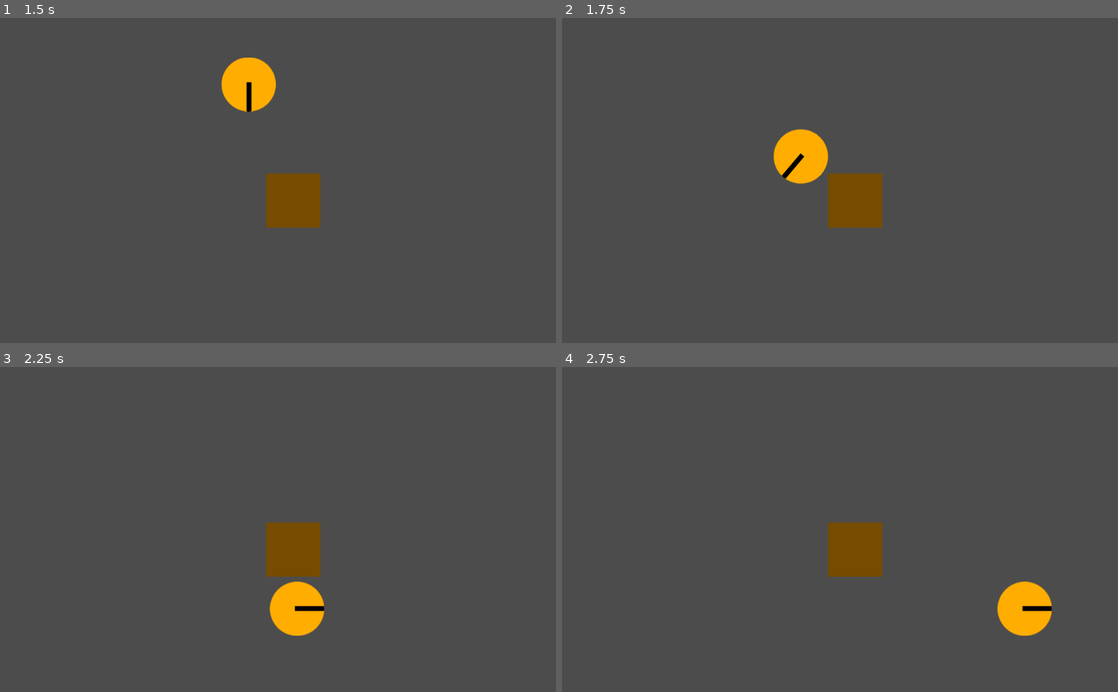
Above: before the commit, frames 1-4 (two rows, left to right).
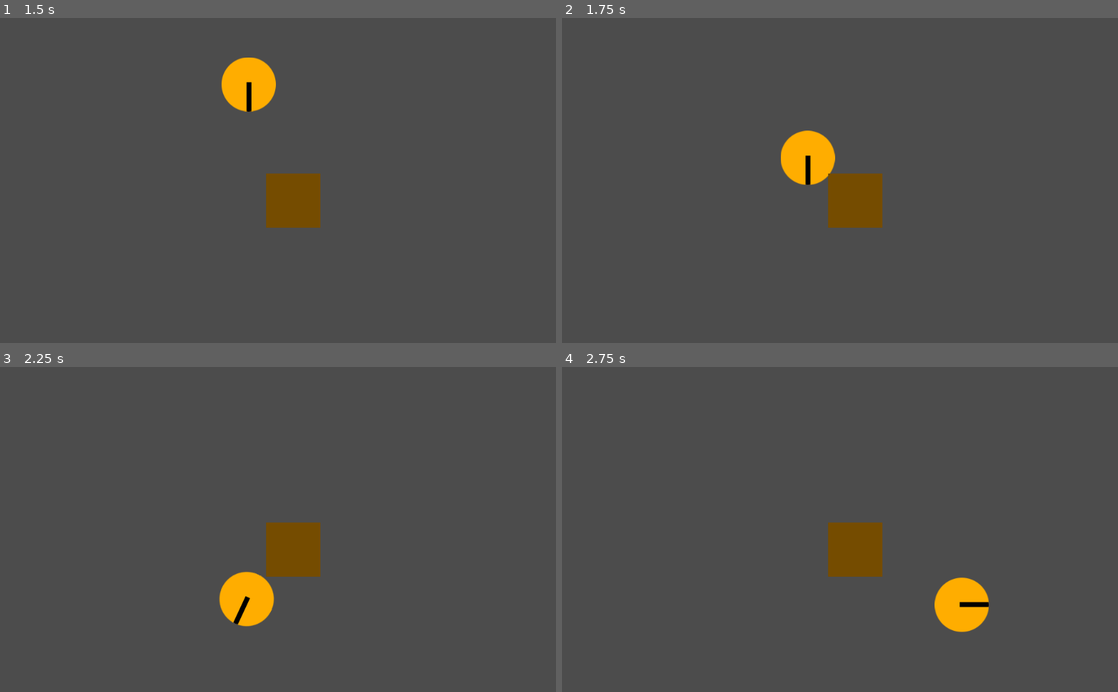
Above: after the commit, the same moments.

Repository: Charidan/Kleptochron
Game: Godot game, scene res://scenes/CollisionTest.tscn
Same seed, same stepped clock (60 frames per second), same inputs: the game is played once before the commit and once after it.
Inputs:
- Up to frame 1 (1.5 s): tap Enter at 0.5 s; hold Right (ui_right) 0.53-1.28 s; hold Down (ui_down) from 1.28 s (still down)
- Up to frame 2 (1.75 s): keep holding Down (ui_down)
- Up to frame 3 (2.25 s): release Down (ui_down) at 2.03 s; hold Right (ui_right) from 2.03 s (still down)
- Up to frame 4 (2.75 s): keep holding Right (ui_right)

Frame 1 is identical in both runs. In frame 2, 0.6% of the frame differs, in the area x 38-50%, y 34-52%; in frame 3, 2.6%; in frame 4, 2.6%, in the area x 67-89%, y 64-83%.

Commit message:
Updated collision box on character

Diff:
--- a/scenes/Character.tscn
+++ b/scenes/Character.tscn
@@ -8,7 +8,7 @@
 custom_solver_bias = 0.0
 radius = 58.7549
 
-[node name="Character" type="KinematicBody2D"]
+[node name="Character" type="KinematicBody2D" index="0"]
 
 input_pickable = false
 collision_layer = 1
@@ -19,6 +19,8 @@
 
 [node name="CollisionShape2D" type="CollisionShape2D" parent="." index="0"]
 
+position = Vector2( 0.0841408, 0.133848 )
+scale = Vector2( 0.885239, 0.880173 )
 shape = SubResource( 1 )
 _sections_unfolded = [ "Transform" ]
 
--- a/scenes/CollisionTest.tscn
+++ b/scenes/CollisionTest.tscn
@@ -3,7 +3,7 @@
 [ext_resource path="res://scenes/Character.tscn" type="PackedScene" id=1]
 [ext_resource path="res://scenes/Wall.tscn" type="PackedScene" id=2]
 
-[node name="Node2D" type="Node2D" index="0"]
+[node name="Node2D" type="Node2D"]
 
 [node name="Character" parent="." index="0" instance=ExtResource( 1 )]
 
